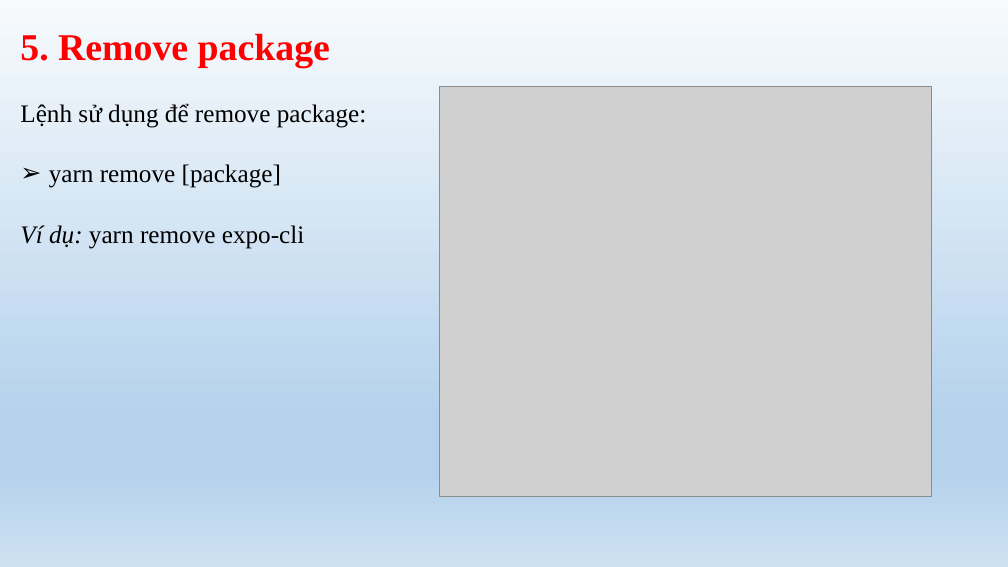
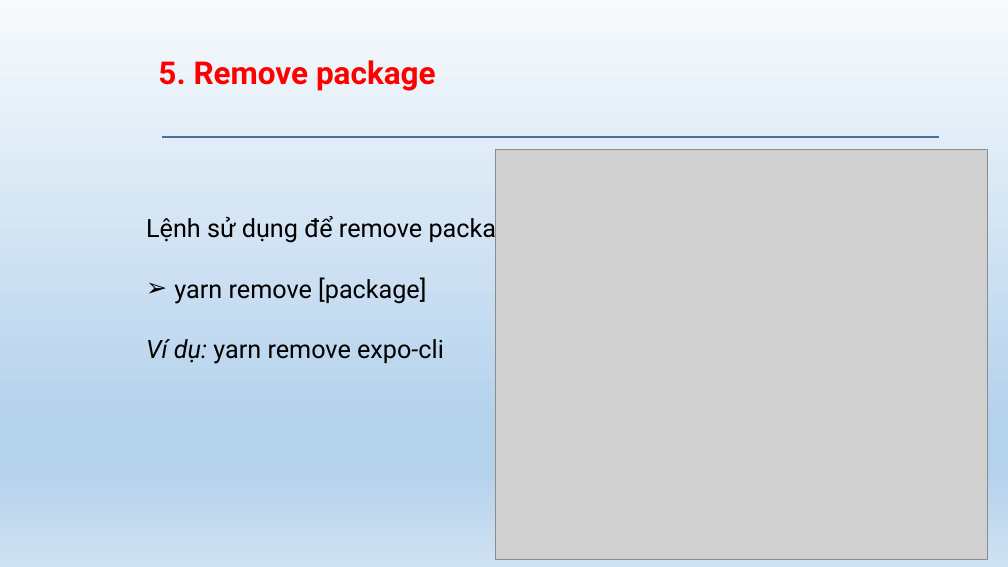
Before and after one commit to daotuyen9244/Indruino-Iot-Project, a slide deck: slide 9 of FW/Phuc/WEEK1_yarn & npm/slite yarn_npm.pptx (slide 8 before the commit). Drawn at 1008x567 pixels with LibreOffice and Linux fonts; fonts in the diff are those of the drawing; grey boxes stand for pictures; background and template pictures are left out. Boxes give left, top, right and bottom in pixels: in the first picture for what was removed or moved away, otherwise in the second. Text is boxed around its words. In the diff, an @@ line names an element or a change of style, - is before the commit and + after.

```diff
--- a/FW/Phuc/WEEK1_yarn & npm/slite yarn_npm.pptx
+++ b/FW/Phuc/WEEK1_yarn & npm/slite yarn_npm.pptx
@@ text "5. Remove package": place and size @@
-text "5. Remove package" at bbox=[20, 33, 330, 68]
+text "5. Remove package" at bbox=[158, 60, 436, 91]
@@ text "5. Remove package" at bbox=[158, 60, 436, 91]: size 36 to 30 pt, font Times New Roman to Roboto @@
@@ rectangle added at bbox=[163, 136, 939, 138], fill #D9D9D9, outline #43739E 1 pt @@
@@ picture: place and size @@
-picture at bbox=[439, 86, 932, 496]
+picture at bbox=[495, 150, 988, 560]
@@ text "Lệnh sử dụng để remove ...": place and size @@
-text "Lệnh sử dụng để remove ..." at bbox=[20, 103, 366, 249]
+text "Lệnh sử dụng để remove ..." at bbox=[146, 214, 530, 364]
@@ text "Lệnh sử dụng để remove ..." at bbox=[146, 214, 530, 364]: font Times New Roman to Roboto @@
```
Also in this commit, not shown: 16 other slides changed, 1 slide added, 12 other files.
